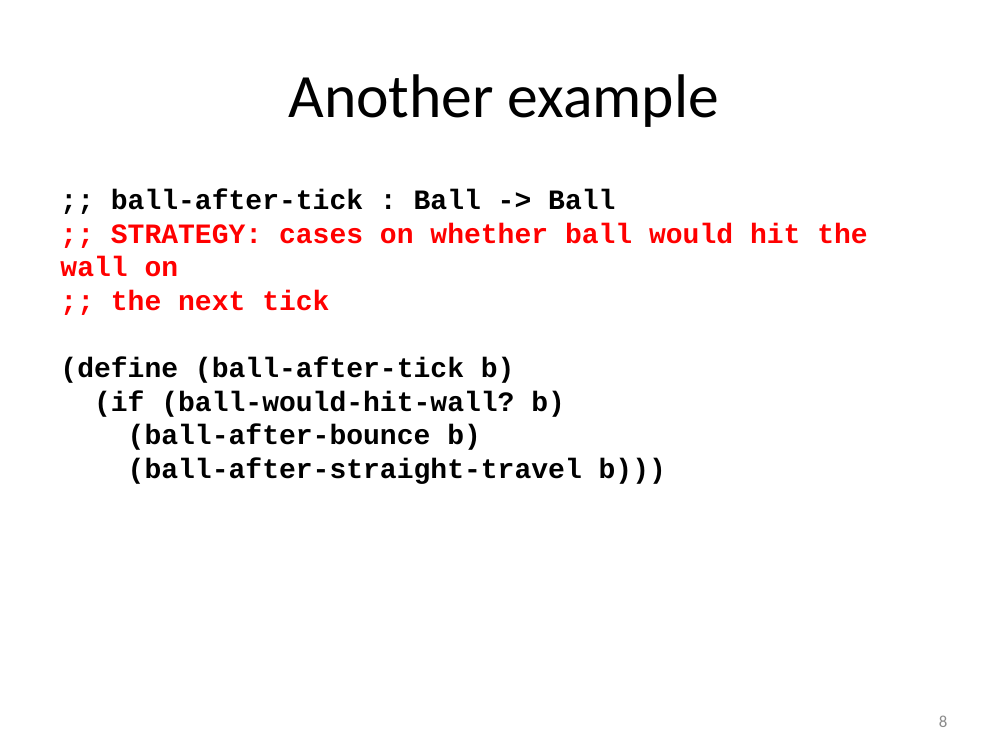
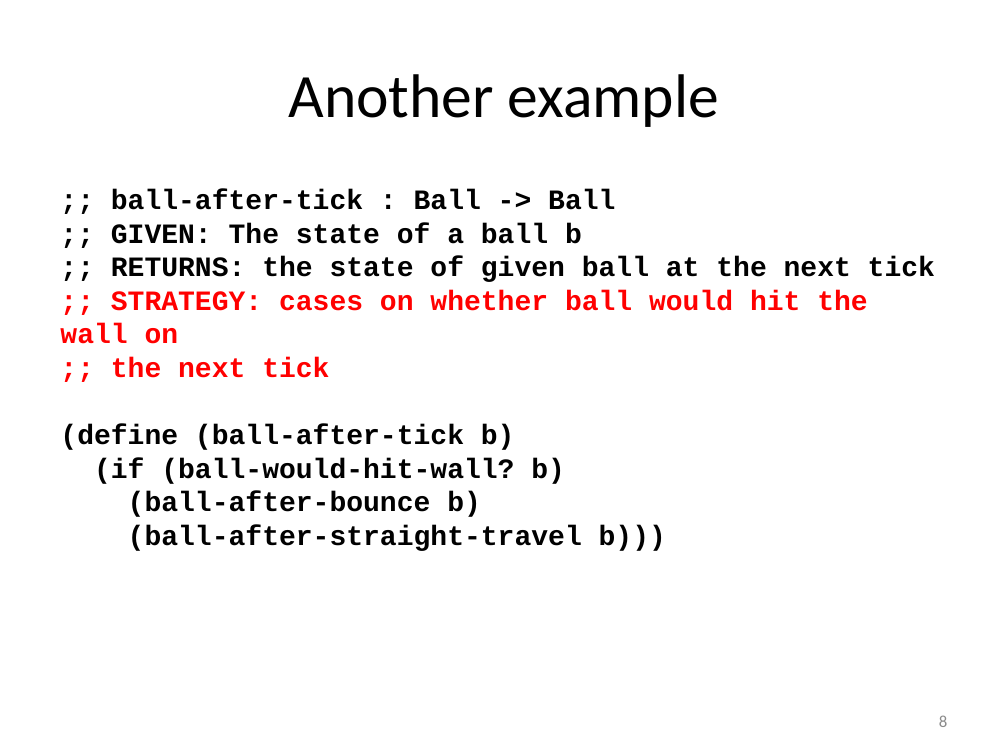
Before and after one commit to mwand/cs5010f16, a slide deck: slide 8 of Slides/Lesson 2.2 Dividing into cases.pptx. Drawn at 1008x756 pixels with LibreOffice and Linux fonts; fonts in the diff are those of the drawing. Boxes give left, top, right and bottom in pixels: in the first picture for what was removed or moved away, otherwise in the second. Text is boxed around its words. In the diff, an @@ line names an element or a change of style, - is before the commit and + after.

```diff
--- a/Slides/Lesson 2.2 Dividing into cases.pptx
+++ b/Slides/Lesson 2.2 Dividing into cases.pptx
@@ text at [111,223,935,282]: paragraphs added @@
+;; GIVEN: The state of a ball b
+;; RETURNS: the state of given ball at the next tick
```
Also in this commit, not shown: 1 other slide changed, 24 other files.
